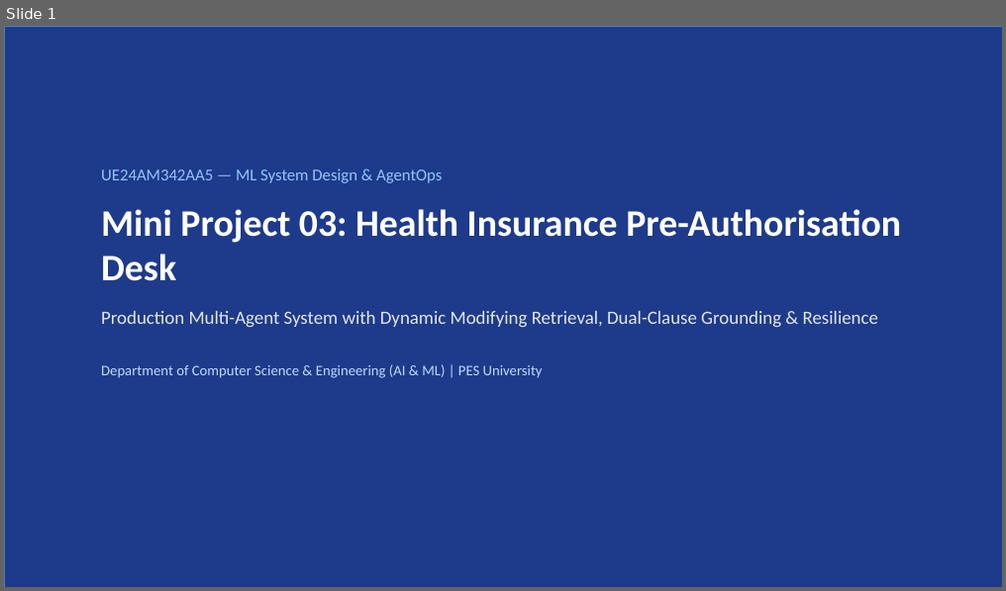
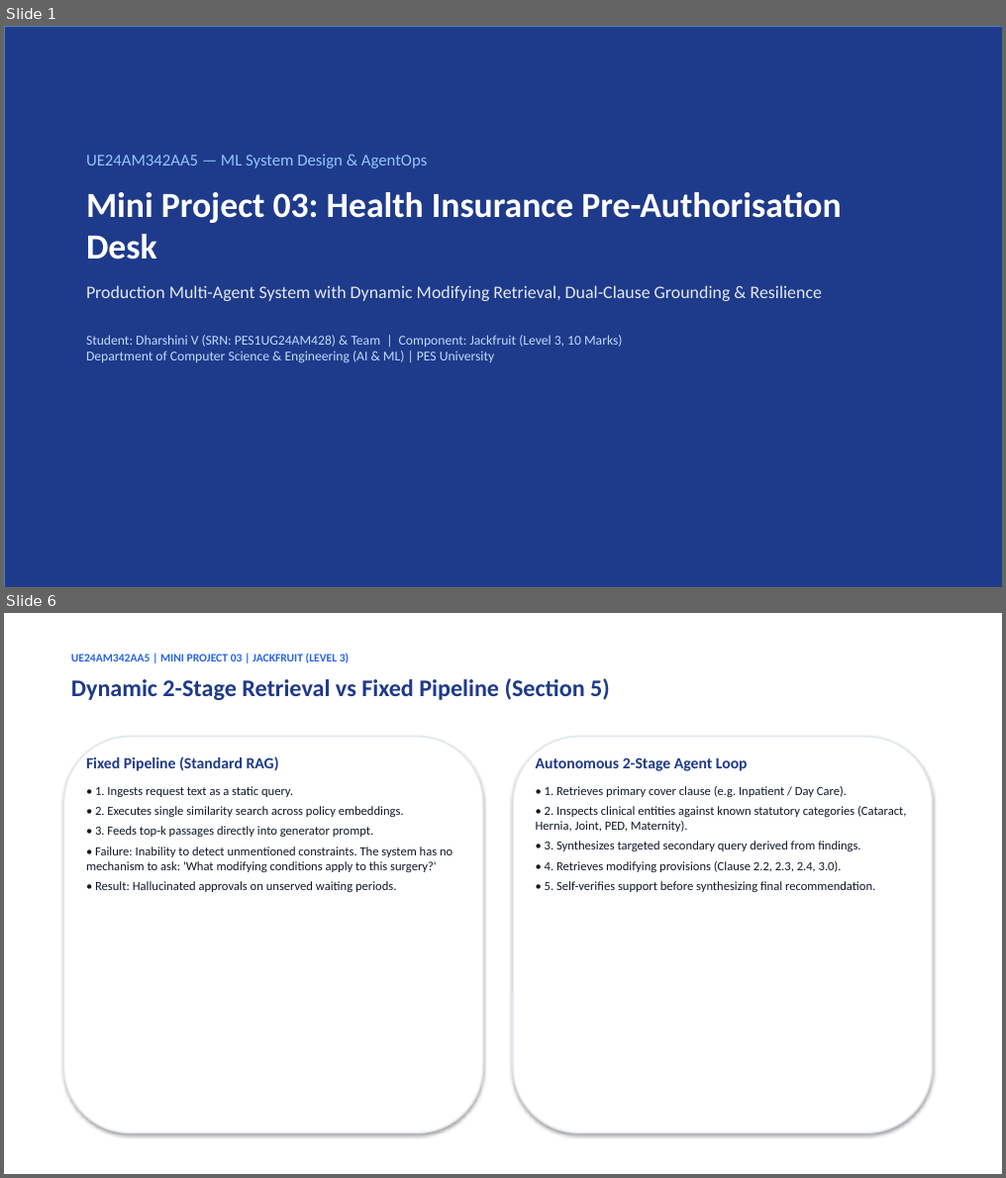
Before and after one commit to DharshiniPES/health-insurance-preauth-desk, a slide deck: PreAuthorisation_Desk_Presentation.pptx. Shown one above the other, each under a label of ours: slide 1 before the commit, slides 1 and 6 after it; the slides between them are not shown. The pictures are 1006x591 and 1006x1178 pixels, drawn with LibreOffice and Linux fonts; fonts in the diff are those of the drawing. Boxes give left, top, right and bottom in pixels: in the first picture for what was removed or moved away, otherwise in the second. Text is boxed around its words. In the diff, an @@ line names an element or a change of style, - is before the commit and + after.

```diff
--- a/PreAuthorisation_Desk_Presentation.pptx
+++ b/PreAuthorisation_Desk_Presentation.pptx
@@ slide 6 added at box(4, 613, 1002, 1174), background #FFFFFF @@
@@ text added at box(71, 653, 349, 663), 11 pt, text #2563EB, bold @@
+UE24AM342AA5 | MINI PROJECT 03 | JACKFRUIT (LEVEL 3)
@@ text added at box(71, 678, 610, 700), 23 pt, text #1E3A8A, bold @@
+Dynamic 2-Stage Retrieval vs Fixed Pipeline (Section 5)
@@ rounded rectangle added at box(63, 737, 483, 1134), fill #FFFFFF, outline #E2E8F0 1.5 pt @@
@@ text added at box(86, 757, 452, 892), 12 pt, text #0F172A @@
+Fixed Pipeline (Standard RAG)
+• 1. Ingests request text as a static query.
+• 2. Executes single similarity search across policy embeddings.
+• 3. Feeds top-k passages directly into generator prompt.
+• Failure: Inability to detect unmentioned constraints. The system has no mechanism to ask: 'What modifying conditions apply to this surgery?'
+• Result: Hallucinated approvals on unserved waiting periods.
@@ rounded rectangle added at box(513, 737, 933, 1134), fill #FFFFFF, outline #E2E8F0 1.5 pt @@
@@ text added at box(536, 758, 906, 892), 12 pt, text #0F172A @@
+Autonomous 2-Stage Agent Loop
+• 1. Retrieves primary cover clause (e.g. Inpatient / Day Care).
+• 2. Inspects clinical entities against known statutory categories (Cataract, Hernia, Joint, PED, Maternity).
+• 3. Synthesizes targeted secondary query derived from findings.
+• 4. Retrieves modifying provisions (Clause 2.2, 2.3, 2.4, 3.0).
+• 5. Self-verifies support before synthesizing final recommendation.
@@ slide 1 changed as well @@
@@ text "UE24AM342AA5 — ML System Design ...": place and size @@
-text "UE24AM342AA5 — ML System Design ..." at box(101, 169, 901, 378)
+text "UE24AM342AA5 — ML System Design ..." at box(86, 154, 841, 364)
@@ text at box(86, 154, 841, 301): size 36 to 34 pt in "Mini Project 03: Health Insurance Pre-Authorisation Desk"; size 18 to 17 pt in "Production Multi-Agent System with Dynamic Modifying Retriev ..."; less space between paragraphs @@
@@ text at box(86, 335, 622, 364): text changed; size 14 to 13 pt @@
-Department of Computer Science & Engineering (AI & ML) | PES University
+Student: Dharshini V (SRN: PES1UG24AM428) & Team | Component: Jackfruit (Level 3, 10 Marks)
+Department of Computer Science & Engineering (AI & ML) | PES University
```
Also in this commit, not shown: 4 other slides changed, 6 other slides added, 5 slides removed, 5 other files.
